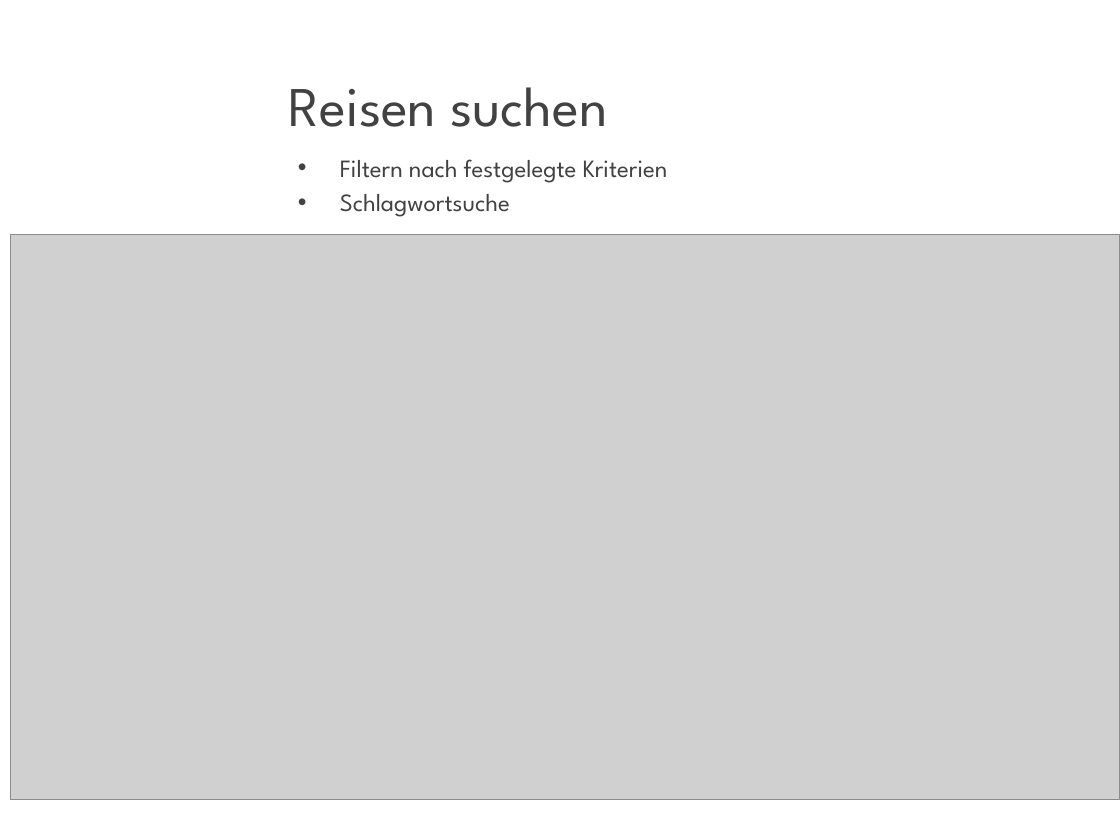
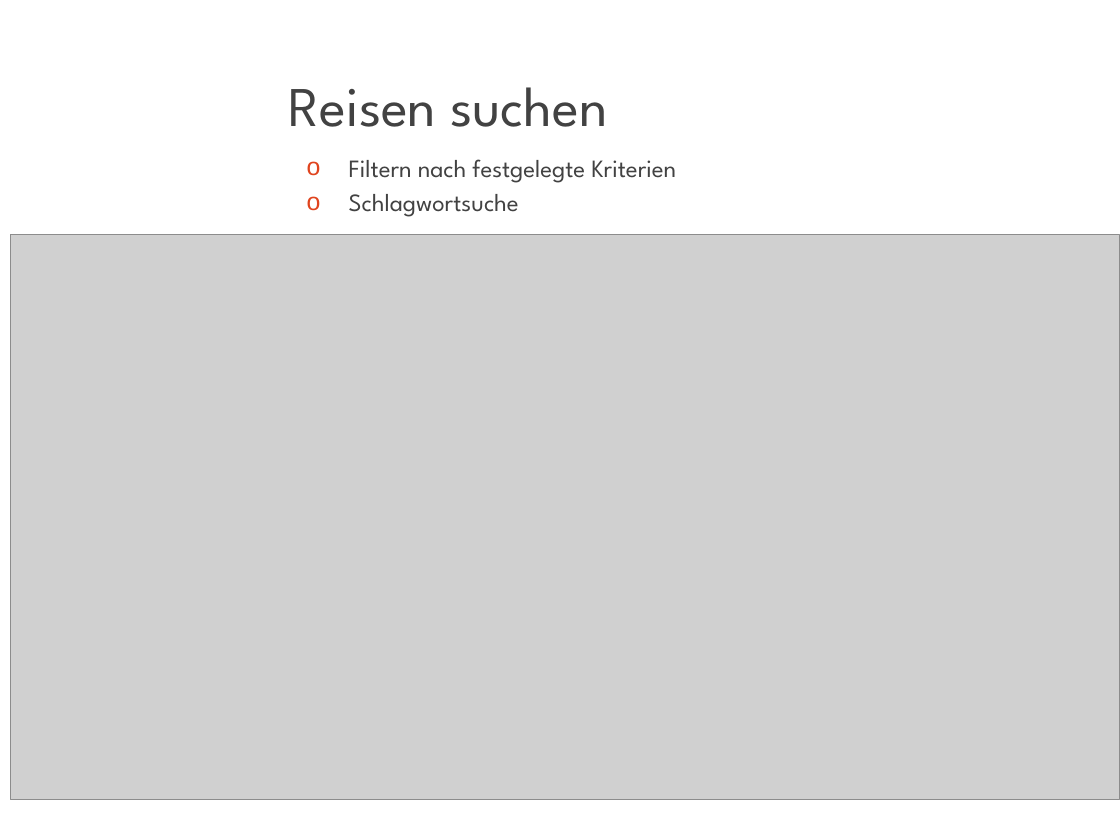
Before and after one commit to pundt/ITIN20AKT, a slide deck: slide 4 of Dokumentation/EndPräsentation.pptx. Drawn at 1120x840 pixels with LibreOffice and Linux fonts; fonts in the diff are those of the drawing; grey boxes stand for pictures; background and template pictures are left out. Boxes give left, top, right and bottom in pixels: in the first picture for what was removed or moved away, otherwise in the second. Text is boxed around its words. In the diff, an @@ line names an element or a change of style, - is before the commit and + after.

```diff
--- a/Dokumentation/EndPräsentation.pptx
+++ b/Dokumentation/EndPräsentation.pptx
@@ text "Filtern nach festgelegte Kriterien": place and size @@
-text "Filtern nach festgelegte Kriterien" at [340, 159, 668, 217]
+text "Filtern nach festgelegte Kriterien" at [349, 159, 676, 217]
@@ text "Filtern nach festgelegte Kriterien" at [349, 159, 676, 217]: bullet • to o @@
```
Also in this commit, not shown: 6 other slides changed, 1 other file.
